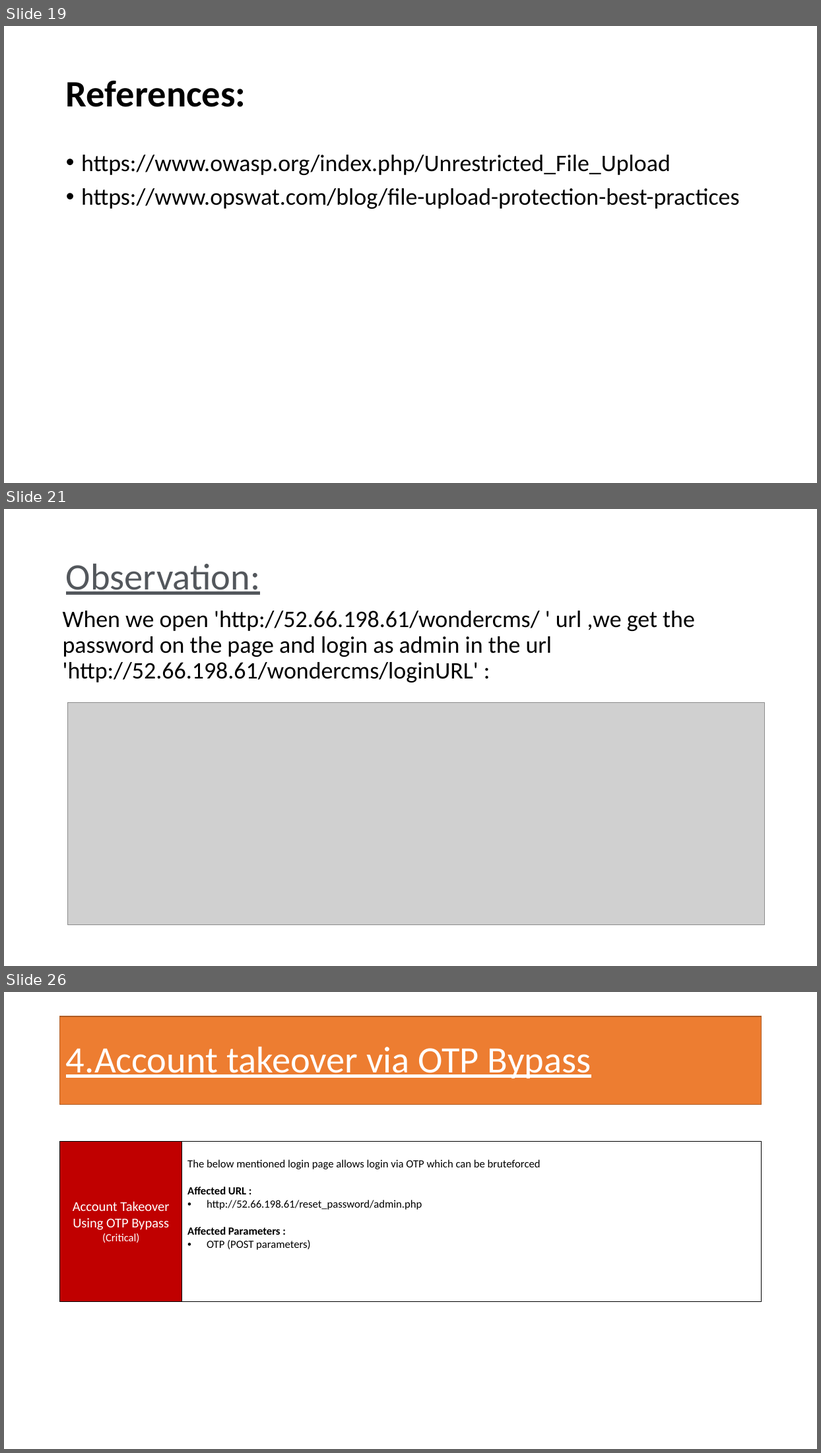
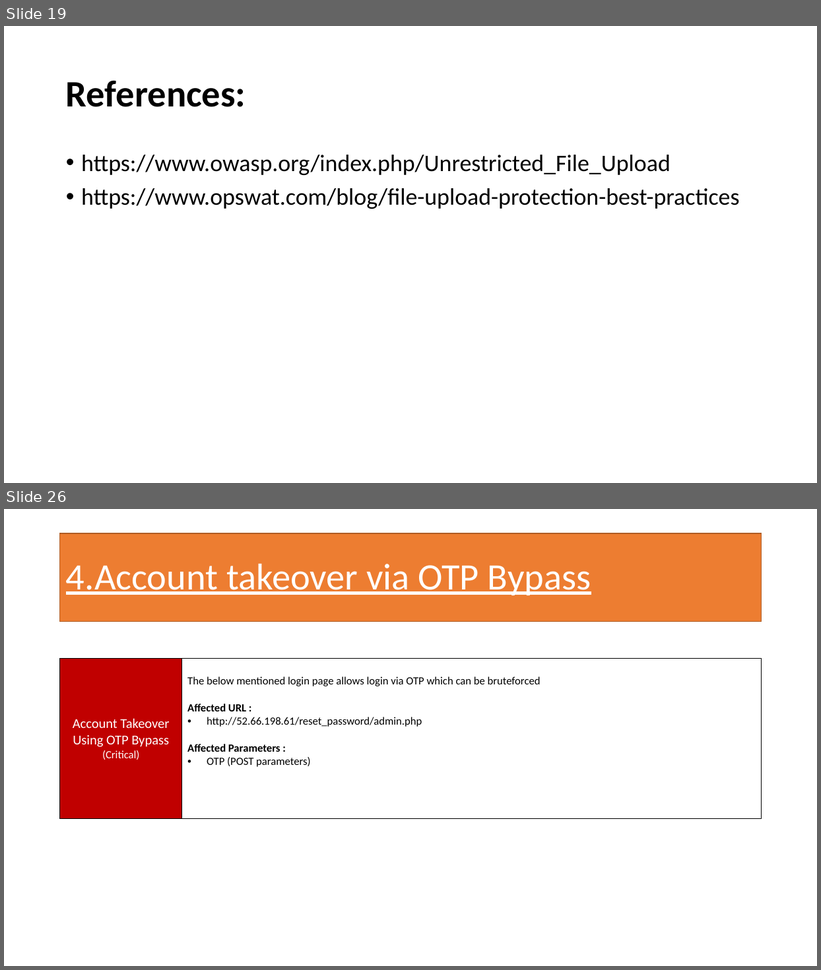
Before and after one commit to RocktimRajkumar/CEH-hack-a-thon, a slide deck: reports/Lifestyle Store/LifeStyle Store Application Reports.pptx. Shown one above the other, each under a label of ours: slides 19, 21 and 26 before the commit, slides 19 and 26 after it; the slides between them are not shown. The pictures are 821x1453 and 821x970 pixels, drawn with LibreOffice and Linux fonts; fonts in the diff are those of the drawing; grey boxes stand for pictures. Boxes give left, top, right and bottom in pixels: in the first picture for what was removed or moved away, otherwise in the second. Text is boxed around its words. In the diff, an @@ line names an element or a change of style, - is before the commit and + after.

```diff
--- a/reports/Lifestyle Store/LifeStyle Store Application Reports.pptx
+++ b/reports/Lifestyle Store/LifeStyle Store Application Reports.pptx
@@ slide 21 removed at [4,509,817,966], background #FFFFFF @@
@@ title removed at [66,564,260,595] @@
-Observation:
@@ text removed at [63,611,695,683] @@
-When we open 'http://52.66.198.61/wondercms/ ' url ,we get the password on the page and login as admin in the url 'http://52.66.198.61/wondercms/loginURL' :
@@ picture removed at [68,702,765,925] @@
```
Also in this commit, not shown: 6 slides changed, 1 slide added.
